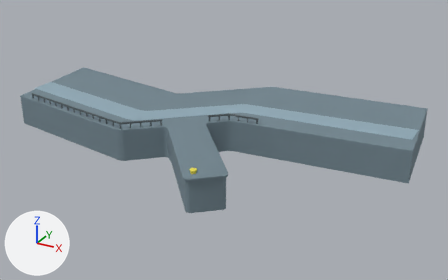
Before and after pictures for a commit that changed the FBX model Testaccio_Unity/Assets/Models/Land.fbx.
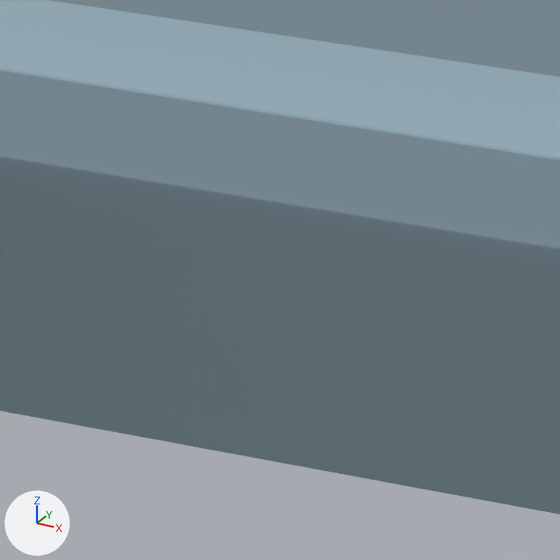
Old and new are each drawn whole from a camera (50 mm lens) standing at (203.3, -367.2, 162.0) and looking at (11.9, -19.3, -12.0) and again close up on the part from 59% to 74% of the width and 38% to 62% of the height. The axes (+X, +Y, +Z) are drawn at lower left. The lights are the same throughout. Where no turn or scale is listed for an object, it has been applied to the vertices.

In view in the first close-up: 'Ground', 'Street'.
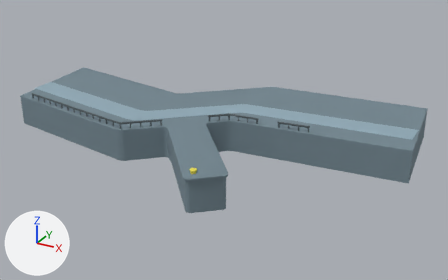
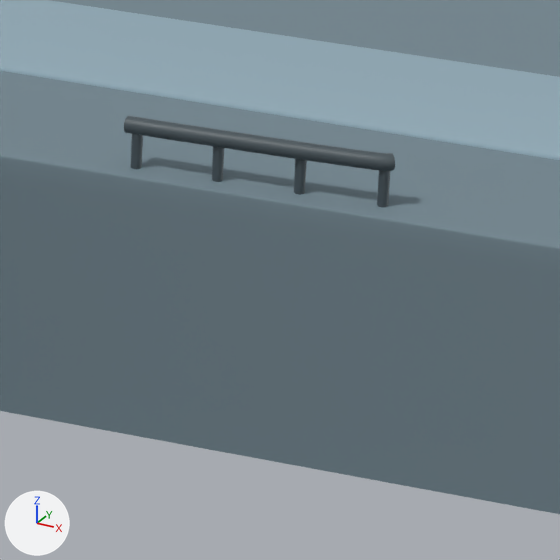
Boxes (x1, y1, x2, y2) around the edits, measured in the close-ups (560 x 560 px):
part 1 of me_cube_011, added: after (294, 159, 307, 195)
part 2 of me_cube_011, added: after (212, 146, 224, 182)
part 3 of me_cube_011, added: after (131, 133, 143, 169)
part 4 of me_cube_011, added (blue): after (377, 170, 390, 207)
part 5 of me_cube_011, added: after (124, 116, 395, 171)

What changed in the scene script:
```text
Change me_cube_011:
    used by ob_ground; location = (0.0, 0.0, 0.0)
    remove me_cube_011.from_pydata(...)  # 2938 vertices, 2116 faces; spans x -148.0..139.0, y -111.0..63.0, z -16.0..10.0
    add me_cube_011.from_pydata(...)  # 3362 vertices, 2418 faces; spans x -148.0..139.0, y -111.0..63.0, z -16.0..10.0
    me_cube_011 part 1: a new loose piece, a 32-sided cylinder along z spanning x 65.91..66.78, y -18.49..-17.62, z 5.56..9.21, in mat_ground_railing (dark blue #48545a)
    me_cube_011 part 2: a new loose piece, a 32-sided cylinder along z spanning x 59.3..60.17, y -19.18..-18.31, z 5.56..9.21, in mat_ground_railing (dark blue #48545a)
    me_cube_011 part 3: a new loose piece, a 32-sided cylinder along z spanning x 52.68..53.55, y -19.88..-19.01, z 5.56..9.21, in mat_ground_railing (dark blue #48545a)
    me_cube_011 part 4: a new loose piece, a 32-sided cylinder along z spanning x 72.53..73.4, y -17.77..-16.9, z 5.56..9.21, in mat_ground_railing (dark blue #48545a)
    me_cube_011 part 5: a new loose piece of 168 vertices spanning x 52.0..74.0, y -20.0..-17.0, z 9.0..10.0, in mat_ground_railing (dark blue #48545a)
```
